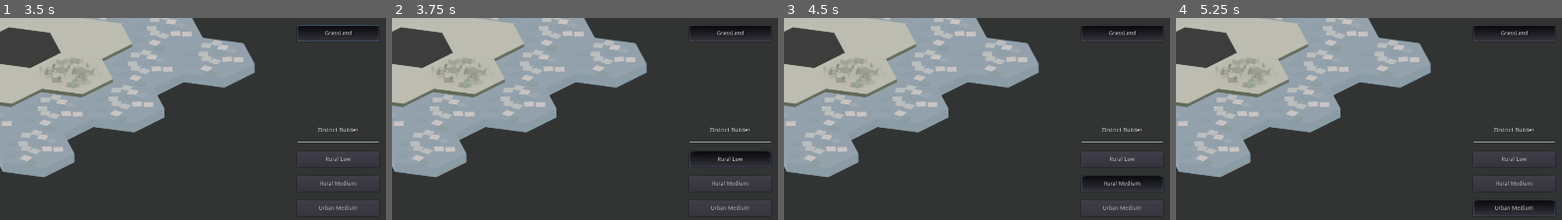
Above: before the commit, frames 1-4 (left to right).
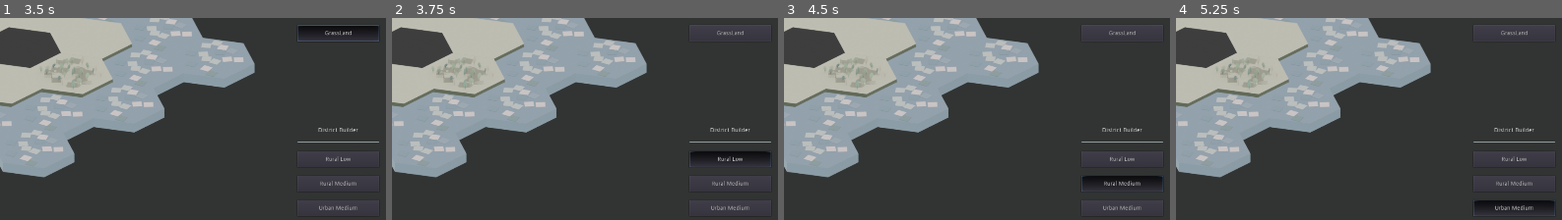
Above: after the commit, the same moments.

Repository: derUbermenk/IsoMapMaker
Game: Godot game, scene res://Scenes/Main/MapBuilder.tscn
Two runs of this game, one before a commit and one after it. Both use one fixed random seed, a clock stepped at 60 frames per second and the inputs below. This scene is started directly instead of the project's main scene.
Inputs:
- Up to frame 1 (3.5 s): click "GrassLand" at 0.5 s; click "Ocean" at 1.25 s; click "Mountain" at 2 s; click "GrassLand" at 2.75 s
- Up to frame 2 (3.75 s): click "Rural Low" at 3.5 s
- Up to frame 3 (4.5 s): click "Rural Medium" at 4.25 s
- Up to frame 4 (5.25 s): click "Urban Medium" at 5 s
The pictures show only the part of the screen within x 50-100%, y 24-74%; the shares and areas given below are measured in that part.

Frame 1 is identical in both runs. In frame 2, 0.9% of the frame differs, in the area x 77-99%, y 3-9%; in frame 3, 0.9%; in frame 4, 0.9%.

Commit message:
add UI logic for detecting button group signals

Diff:
--- a/Scenes/Main/MapBuilder.tscn
+++ b/Scenes/Main/MapBuilder.tscn
@@ -1,12 +1,16 @@
-[gd_scene load_steps=4 format=2]
+[gd_scene load_steps=5 format=2]
 
 [ext_resource path="res://Scenes/MapSupport/Map.tscn" type="PackedScene" id=1]
 [ext_resource path="res://Scenes/UI/ButtonGroups/TerrainTransform.tres" type="ButtonGroup" id=2]
 [ext_resource path="res://Scenes/UI/ButtonGroups/DistrictBuilder.tres" type="ButtonGroup" id=3]
+[ext_resource path="res://Scenes/Main/UI.gd" type="Script" id=4]
 
 [node name="MapBuilder" type="Node"]
 
 [node name="UI" type="CanvasLayer" parent="."]
+script = ExtResource( 4 )
+terrain_tools = ExtResource( 2 )
+district_builder_tools = ExtResource( 3 )
 
 [node name="HUD" type="Control" parent="UI"]
 anchor_left = 1.0
--- /dev/null
+++ b/Scenes/Main/UI.gd
@@ -0,0 +1,34 @@
+extends CanvasLayer
+
+export(ButtonGroup) var terrain_tools
+export(ButtonGroup) var district_builder_tools
+
+signal start_terraform(terrain_type)
+signal start_district_build(district_type)
+signal view_switch
+
+func _ready():
+	connect_tools(terrain_tools, "_on_terra_form_pressed")
+	connect_tools(district_builder_tools, "_on_district_builder_pressed")
+
+func _on_terra_form_pressed(terrain_type: String):
+	unpress(district_builder_tools)
+	emit_signal("start_terraform", terrain_type)
+
+func _on_district_builder_pressed(district_type: String):
+	unpress(terrain_tools)
+	emit_signal("start_district_build", district_type)
+
+
+# unpresses all buttons in the given button group
+func unpress(button_group: ButtonGroup):
+	for button in button_group.get_buttons():
+		button.pressed = false
+
+# connect the given set of tools(aka button group to the given function)
+# also makes use of the tool name (aka button) as a binding for the receiving function
+func connect_tools(button_group: ButtonGroup, receiving_function: String):
+	for _tool in button_group.get_buttons():
+		# the bind is used by the receiving function as the first or any number of arguments
+		# for their params.
+		_tool.connect("pressed", self, receiving_function, [_tool.get_name()])
